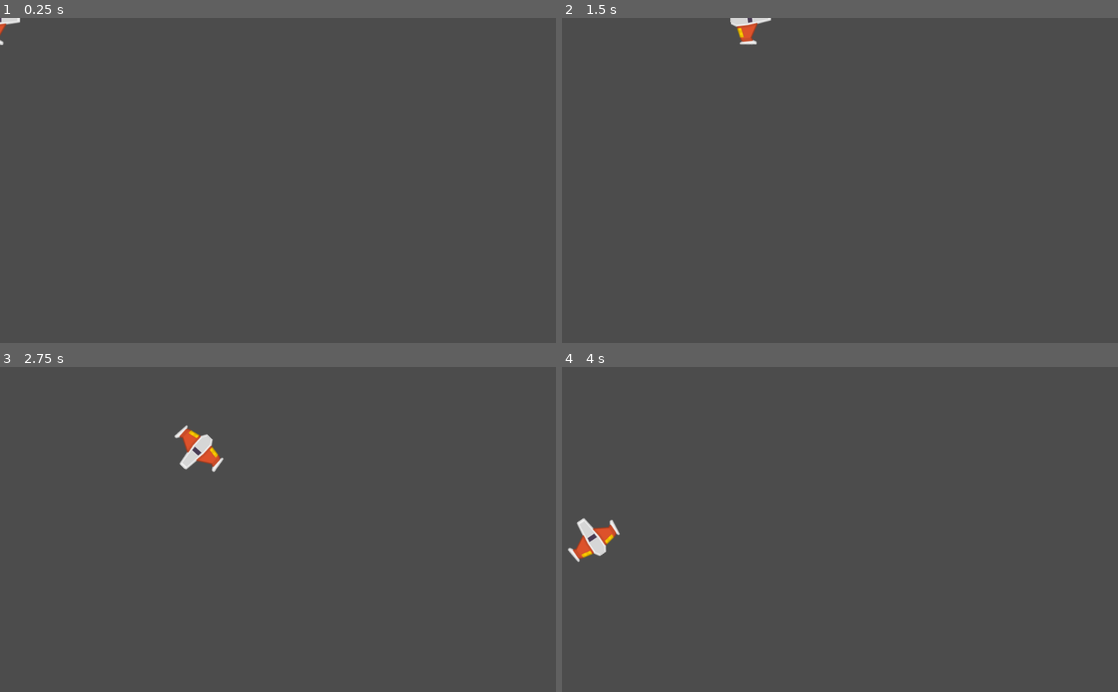
Above: before the commit, frames 1-4 (two rows, left to right).
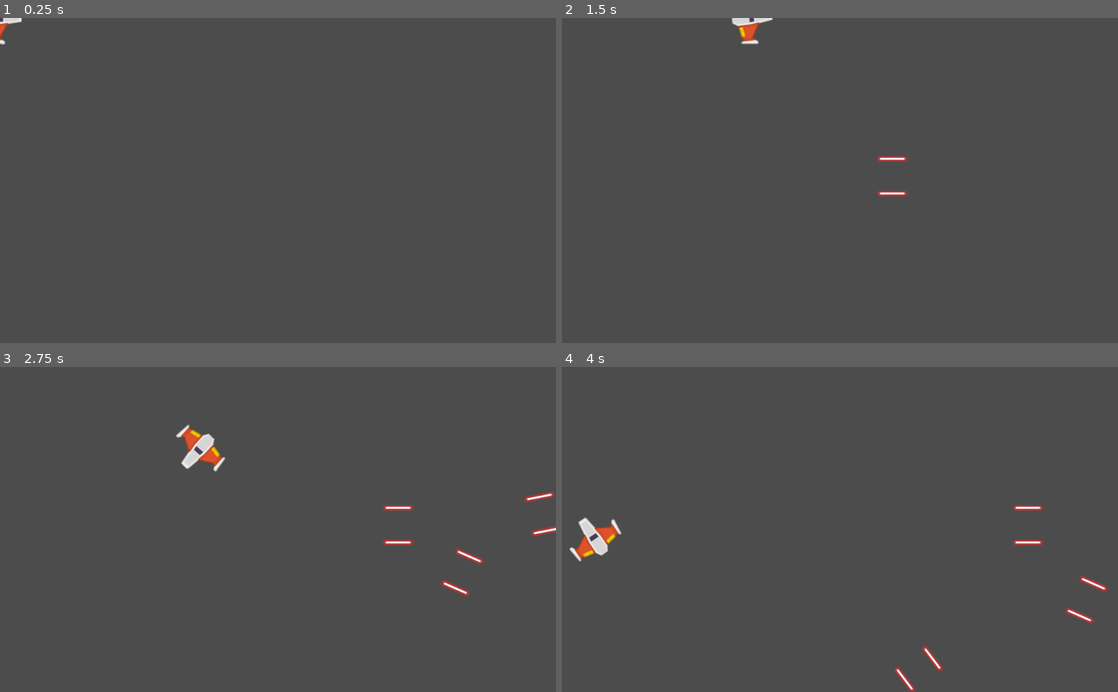
Above: after the commit, the same moments.

Repository: MarcosDaniel6/Proyecto_Meteorito
Game: Godot game, scene res://Juego/Niveles/NivelTest.tscn
Two runs of this game, one before a commit and one after it. Both use one fixed random seed, a clock stepped at 60 frames per second and the inputs below.
Inputs:
- Up to frame 1 (0.25 s): no input
- Up to frame 2 (1.5 s): tap Enter at 0.5 s; hold W (mover_adelante) 0.53-1.28 s; hold Space (disparo_principal, bound only after the commit) 0.53-1.28 s; hold S (mover_atras) from 1.28 s (still down); tap A (rotar_antihorario) at 1.35 s
- Up to frame 3 (2.75 s): tap Space (disparo_principal, bound only after the commit) at 1.55, 2.3 s; release S (mover_atras) at 2.03 s; hold W (mover_adelante) from 2.03 s (still down); hold D (rotar_horario) from 2.03 s (still down)
- Up to frame 4 (4 s): release D (rotar_horario) at 2.78 s; tap Space (disparo_principal, bound only after the commit) at 2.85 s; release W (mover_adelante) at 3.53 s; hold S (mover_atras) from 3.53 s (still down); hold Space (disparo_principal, bound only after the commit) from 3.53 s (still down)

The runs differ from the first frame. In frame 1, less than 0.1% of the frame differs, in the area x 0-4%, y 0-9%; in frame 2, 0.3%; in frame 3, 0.9%; in frame 4, 0.9%, in the area x 1-99%, y 42-100%.

Commit message:
Modificaciones

Diff:
--- /dev/null
+++ b/Juego/Autoloads/Eventos.gd
@@ -0,0 +1,3 @@
+extends Node
+
+signal disparo(proyectil)
--- a/Juego/Naves/Player/Player.gd
+++ b/Juego/Naves/Player/Player.gd
@@ -1,5 +1,6 @@
 extends RigidBody2D
-# Plater.gd
+# Player.gd
+class_name Player
 
 #Atributos Export:
 export var potencia_motor:int = 20
@@ -9,12 +10,15 @@
 var empuje:Vector2 = Vector2.ZERO
 var dir_rotacion:int = 0
 
+## Atributos Onready
+onready var canion:canion = $canion
+
 # Metodos:
-func _integrate_forces(state: Physics2DDirectBodyState) -> void:
+func _integrate_forces(_state: Physics2DDirectBodyState) -> void:
 	apply_torque_impulse(dir_rotacion * potencia_rotacion)
 	apply_central_impulse(empuje.rotated(rotation))
 
-func _process(delta: float) -> void:
+func _process(_delta: float) -> void:
 	player_input()
 
 	##Metodos Custom
@@ -31,3 +35,8 @@
 		dir_rotacion -= 1
 	elif Input.is_action_pressed("rotar_horario"):
 		dir_rotacion +=1
+	#Disparo
+	if Input.is_action_pressed("disparo_principal"):
+		canion.set_esta_disparando(true)
+	if Input.is_action_just_released("disparo_principal"):
+		canion.set_esta_disparando(false)
--- a/Juego/Naves/Player/Player.tscn
+++ b/Juego/Naves/Player/Player.tscn
@@ -1,8 +1,9 @@
-[gd_scene load_steps=5 format=2]
+[gd_scene load_steps=6 format=2]
 
 [ext_resource path="res://Juego/Naves/Player/player_orange.png" type="Texture" id=1]
 [ext_resource path="res://Juego/Naves/Player/MaterialFisico.tres" type="PhysicsMaterial" id=2]
 [ext_resource path="res://Juego/Naves/Player/Player.gd" type="Script" id=3]
+[ext_resource path="res://Juego/Proyectiles/canion.tscn" type="PackedScene" id=4]
 
 [sub_resource type="CircleShape2D" id=1]
 radius = 36.0139
@@ -21,3 +22,14 @@
 
 [node name="CollisionShape2D" type="CollisionShape2D" parent="."]
 shape = SubResource( 1 )
+
+[node name="canion" parent="." instance=ExtResource( 4 )]
+position = Vector2( -3, 0 )
+
+[node name="PuntoIzquierdo" parent="canion" index="0"]
+position = Vector2( 0, -32 )
+
+[node name="PuntoDerecho" parent="canion" index="1"]
+position = Vector2( 0, 32 )
+
+[editable path="canion"]
--- /dev/null
+++ b/Juego/Niveles/Nivel.gd
@@ -0,0 +1,7 @@
+extends Node2D
+
+func _ready() -> void:
+	Eventos.connect("disparo", self, "_on_disparo")
+
+func _on_disparo(proyectil:Proyectil) -> void:
+	add_child(proyectil)
--- a/Juego/Niveles/NivelTest.tscn
+++ b/Juego/Niveles/NivelTest.tscn
@@ -1,7 +1,11 @@
-[gd_scene load_steps=2 format=2]
+[gd_scene load_steps=3 format=2]
 
 [ext_resource path="res://Juego/Naves/Player/Player.tscn" type="PackedScene" id=1]
+[ext_resource path="res://Juego/Niveles/Nivel.gd" type="Script" id=2]
 
 [node name="NivelTest" type="Node2D"]
+position = Vector2( 515, 293 )
+script = ExtResource( 2 )
 
 [node name="Player" parent="." instance=ExtResource( 1 )]
+position = Vector2( -512, -294 )
--- /dev/null
+++ b/Juego/Proyectiles/Proyectil.gd
@@ -0,0 +1,18 @@
+extends Area2D
+#Proyectil.gd
+class_name Proyectil
+
+## Atributos
+var velocidad:Vector2 = Vector2.ZERO
+var danio:float
+
+## Metodos
+func _physics_process(delta: float) -> void:
+	position += velocidad * delta
+
+##Constructor
+func crear(pos: Vector2,dir: float, vel: float, danio_p: int) -> void:
+	position = pos
+	rotation = dir
+	velocidad = Vector2(vel, 0).rotated(dir)
+	danio = danio_p
--- /dev/null
+++ b/Juego/Proyectiles/Proyectil.tscn
@@ -0,0 +1,25 @@
+[gd_scene load_steps=4 format=2]
+
+[ext_resource path="res://Juego/Proyectiles/Proyectil_Player.png" type="Texture" id=1]
+[ext_resource path="res://Juego/Proyectiles/Proyectil.gd" type="Script" id=2]
+
+[sub_resource type="CapsuleShape2D" id=1]
+radius = 5.83333
+height = 29.0
+
+[node name="Proyectil" type="Area2D"]
+scale = Vector2( 1.5, 1.2 )
+script = ExtResource( 2 )
+
+[node name="Sprite" type="Sprite" parent="."]
+rotation = 1.5708
+texture = ExtResource( 1 )
+
+[node name="CollisionShape2D" type="CollisionShape2D" parent="."]
+position = Vector2( -0.333333, 7.94728e-07 )
+rotation = 1.5708
+shape = SubResource( 1 )
+
+[node name="VisibilityNotifier2D" type="VisibilityNotifier2D" parent="."]
+position = Vector2( 1.43051e-06, 0 )
+scale = Vector2( 1.86667, 0.416667 )
--- /dev/null
+++ b/Juego/Proyectiles/canion.gd
@@ -0,0 +1,54 @@
+extends Node2D
+#canion.gd
+class_name canion
+
+## Atributos export
+export var proyectil:PackedScene = null
+export var cadencia_disparo:float = 0.8
+export var velocidad_proyectil:int = 100
+export var danio_proyectil:int = 1
+
+## Atributos onready
+onready var timer_enfriamiento:Timer = $TimerEnfriamiento
+onready var disparo_sfx:AudioStreamPlayer2D = $DisparoSFX
+onready var esta_enfriado:bool = true
+onready var esta_disparando:bool = false setget set_esta_disparando
+
+## Atributos
+var puntos_disparo:Array = []
+
+## Setters y Getters
+func set_esta_disparando(disparando: bool) -> void:
+	esta_disparando = disparando
+
+#Metodos
+func _ready() -> void:
+	almacenar_puntos_disparo()
+	timer_enfriamiento.wait_time = cadencia_disparo
+
+func _process(_delta:float) -> void:
+	if esta_disparando and esta_enfriado:
+		disparar()
+
+## Metodos custom
+func almacenar_puntos_disparo() -> void:
+	for nodo in get_children():
+		if nodo is Position2D:
+			puntos_disparo.append(nodo)
+
+func disparar() -> void:
+	esta_enfriado = false
+	disparo_sfx.play()
+	timer_enfriamiento.start()
+	for punto_disparo in puntos_disparo:
+		var new_proyectil:Proyectil = proyectil.instance()
+		new_proyectil.crear(
+			punto_disparo.global_position,
+			get_owner().rotation,
+			velocidad_proyectil,
+			danio_proyectil
+		)
+		Eventos.emit_signal("disparo", new_proyectil)
+
+func _on_TimerEnfriamiento_timeout() -> void:
+	esta_enfriado = true
--- /dev/null
+++ b/Juego/Proyectiles/canion.tscn
@@ -0,0 +1,18 @@
+[gd_scene load_steps=3 format=2]
+
+[ext_resource path="res://Juego/Proyectiles/canion.gd" type="Script" id=1]
+[ext_resource path="res://Juego/Proyectiles/Proyectil.tscn" type="PackedScene" id=2]
+
+[node name="canion" type="Node2D"]
+script = ExtResource( 1 )
+proyectil = ExtResource( 2 )
+
+[node name="PuntoIzquierdo" type="Position2D" parent="."]
+
+[node name="PuntoDerecho" type="Position2D" parent="."]
+
+[node name="DisparoSFX" type="AudioStreamPlayer2D" parent="."]
+
+[node name="TimerEnfriamiento" type="Timer" parent="."]
+
+[connection signal="timeout" from="TimerEnfriamiento" to="." method="_on_TimerEnfriamiento_timeout"]
--- a/project.godot
+++ b/project.godot
@@ -8,11 +8,37 @@
 
 config_version=4
 
+_global_script_classes=[ {
+"base": "RigidBody2D",
+"class": "Player",
+"language": "GDScript",
+"path": "res://Juego/Naves/Player/Player.gd"
+}, {
+"base": "Area2D",
+"class": "Proyectil",
+"language": "GDScript",
+"path": "res://Juego/Proyectiles/Proyectil.gd"
+}, {
+"base": "Node2D",
+"class": "canion",
+"language": "GDScript",
+"path": "res://Juego/Proyectiles/canion.gd"
+} ]
+_global_script_class_icons={
+"Player": "",
+"Proyectil": "",
+"canion": ""
+}
+
 [application]
 
 config/name="Proyecto_Meteorito"
 run/main_scene="res://Juego/Niveles/NivelTest.tscn"
 config/icon="res://icon.png"
+
+[autoload]
+
+Eventos="*res://Juego/Autoloads/Eventos.gd"
 
 [gui]
 
@@ -49,6 +75,12 @@
 , Object(InputEventKey,"resource_local_to_scene":false,"resource_name":"","device":0,"alt":false,"shift":false,"control":false,"meta":false,"command":false,"pressed":false,"scancode":16777231,"physical_scancode":0,"unicode":0,"echo":false,"script":null)
  ]
 }
+disparo_principal={
+"deadzone": 0.5,
+"events": [ Object(InputEventKey,"resource_local_to_scene":false,"resource_name":"","device":0,"alt":false,"shift":false,"control":false,"meta":false,"command":false,"pressed":false,"scancode":32,"physical_scancode":0,"unicode":0,"echo":false,"script":null)
+, Object(InputEventKey,"resource_local_to_scene":false,"resource_name":"","device":0,"alt":false,"shift":false,"control":false,"meta":false,"command":false,"pressed":false,"scancode":74,"physical_scancode":0,"unicode":0,"echo":false,"script":null)
+ ]
+}
 
 [physics]
 
Binary file added: Juego/Proyectiles/Proyectil_Player.png
Not shown, added: Juego/Proyectiles/Proyectil_Player.png.import
